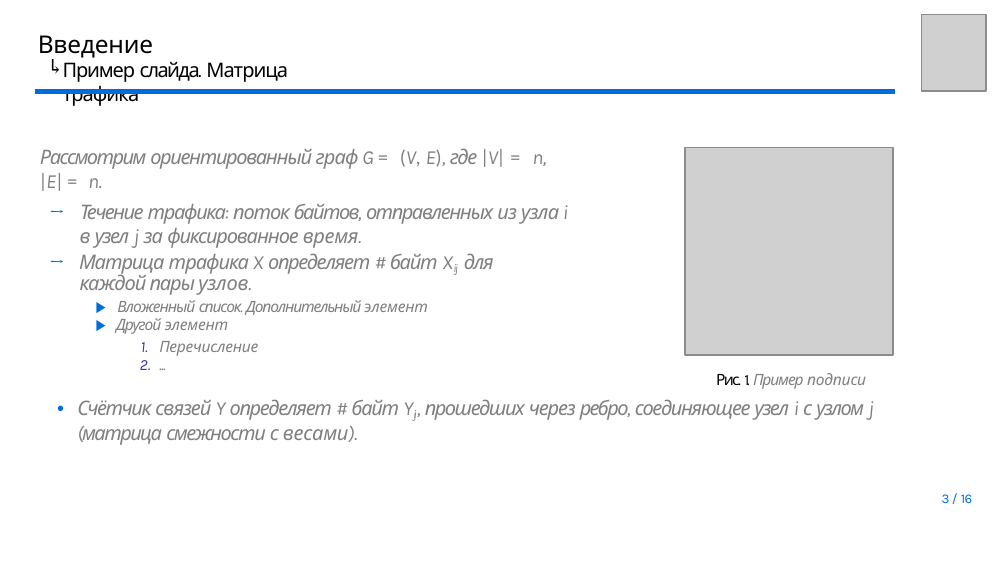
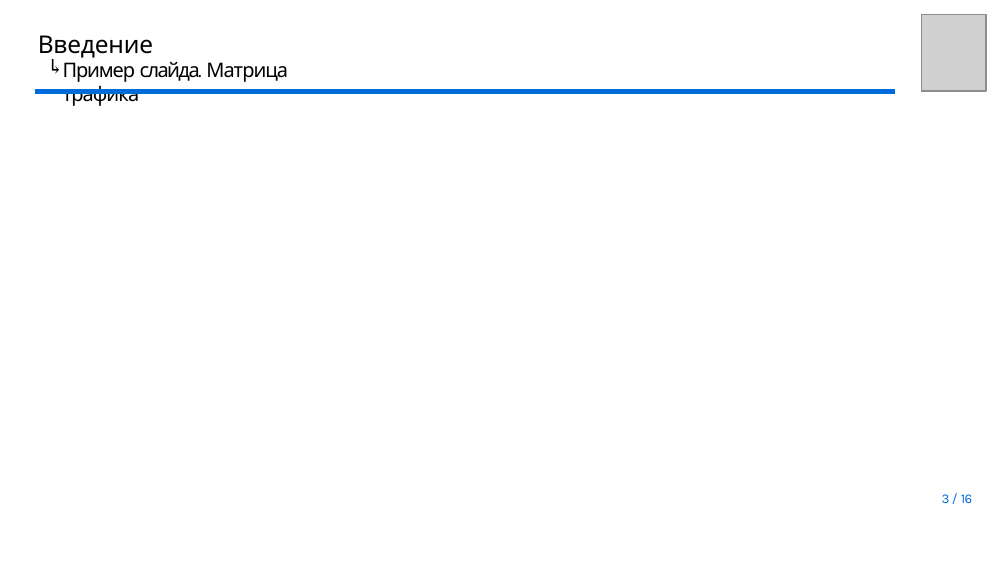
Before and after one commit to youngB0rrov/bmstu_doc, a slide deck: slide 3 of Master/Diploma/presentation/Презентация.pptx. Drawn at 1008x567 pixels with LibreOffice and Linux fonts; fonts in the diff are those of the drawing; grey boxes stand for pictures; background and template pictures are left out. Boxes give left, top, right and bottom in pixels: in the first picture for what was removed or moved away, otherwise in the second. Text is boxed around its words. In the diff, an @@ line names an element or a change of style, - is before the commit and + after.

```diff
--- a/Master/Diploma/presentation/Презентация.pptx
+++ b/Master/Diploma/presentation/Презентация.pptx
@@ text removed at bbox=[40, 148, 568, 356] @@
-Рассмотрим ориентированный граф G = (V, E), где |V| = n,
-|E| = n.
-→ Течение трафика: поток байтов, отправленных из узла i в узел j за фиксированное время.
-→ Матрица трафика X определяет # байт Xij для каждой пары узлов.
-▶ Вложенный список. Дополнительный элемент
-▶ Другой элемент
-1. Перечисление
-2. ...
@@ picture removed at bbox=[685, 147, 893, 355] @@
@@ text removed at bbox=[77, 373, 874, 445] @@
-Рис. 1. Пример подписи
-• Счётчик связей Y определяет # байт Yij, прошедших через ребро, соединяющее узел i с узлом j (матрица смежности с весами).
```
Also in this commit, not shown: 1 other slide changed, 2 slides added, 2 slides removed, 1 other file.
